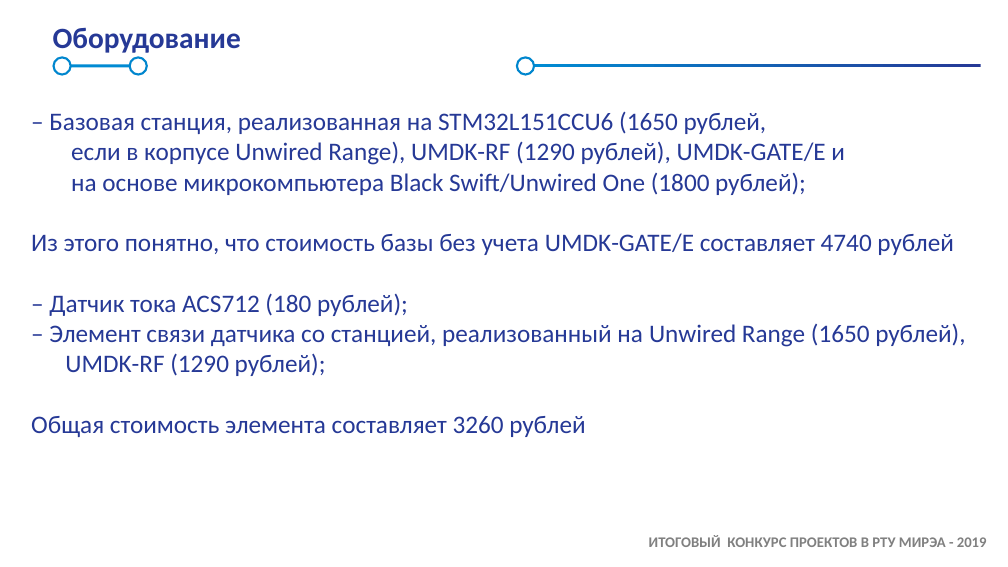
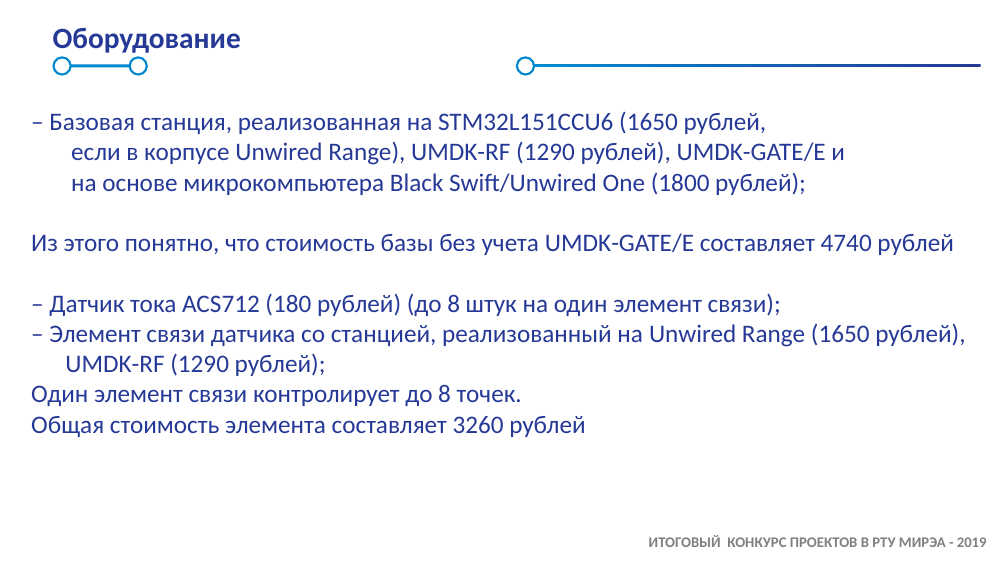
Before and after one commit to Gabslocks/CurrentSensor, a slide deck: slide 7 of docs/SAMSUNG_IoT_Academy_Presentation_Template_2019_1.pptx (slide 6 before the commit). Drawn at 1008x567 pixels with LibreOffice and Linux fonts; fonts in the diff are those of the drawing; background and template pictures are left out. Boxes give left, top, right and bottom in pixels: in the first picture for what was removed or moved away, otherwise in the second. Text is boxed around its words. In the diff, an @@ line names an element or a change of style, - is before the commit and + after.

```diff
--- a/docs/SAMSUNG_IoT_Academy_Presentation_Template_2019_1.pptx
+++ b/docs/SAMSUNG_IoT_Academy_Presentation_Template_2019_1.pptx
@@ text at (49,293,781,316): text changed @@
-– Датчик тока ACS712 (180 рублей);
+– Датчик тока ACS712 (180 рублей) (до 8 штук на один элемент связи);
@@ text at (31,384,522,406): paragraph added @@
+Один элемент связи контролирует до 8 точек.
```
Also in this commit, not shown: 1 other file.
